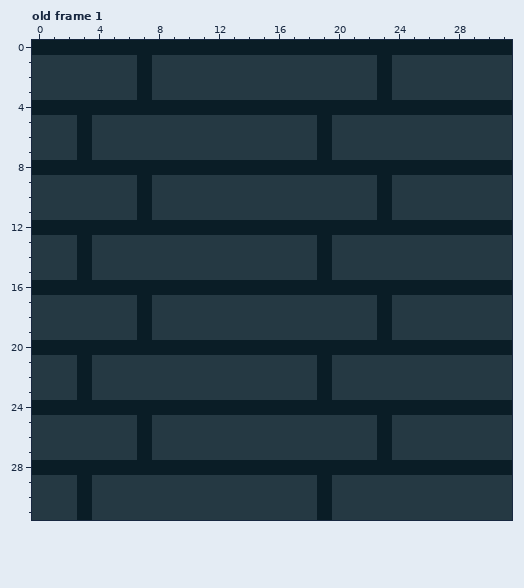
Pixel-art file -- Document/Map/Back_Map3_M.aseprite. This is how it looked before the edit.
32x32 pixels, 2 frames. Shown: old frame 1. The commit also changed other frames, which this record leaves out.
And afterwards:
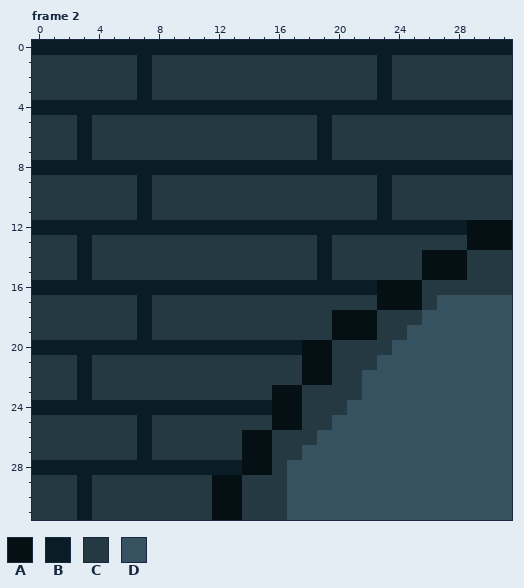
Palette (. is transparent): A #051015  B #0a1d26  C #253943  D #365260
A new or re-ordered frame is compared with the old frame closest to it.
The exact change:
layer "Layer 2" added
frames re-ordered
--- frame 2 against old frame 1, layer "Layer 2"
@@ x 10..31 @@
 11 CCCCCCCCCCCCCBCCCCCCCC
-12 BBBBBBBBBBBBBBBBBBBBBB
-13 CCCCCCCCCBCCCCCCCCCCCC
-14 CCCCCCCCCBCCCCCCCCCCCC
-15 CCCCCCCCCBCCCCCCCCCCCC
-16 BBBBBBBBBBBBBBBBBBBBBB
-17 CCCCCCCCCCCCCBCCCCCCCC
-18 CCCCCCCCCCCCCBCCCCCCCC
-19 CCCCCCCCCCCCCBCCCCCCCC
-20 BBBBBBBBBBBBBBBBBBBBBB
-21 CCCCCCCCCBCCCCCCCCCCCC
-22 CCCCCCCCCBCCCCCCCCCCCC
-23 CCCCCCCCCBCCCCCCCCCCCC
-24 BBBBBBBBBBBBBBBBBBBBBB
-25 CCCCCCCCCCCCCBCCCCCCCC
-26 CCCCCCCCCCCCCBCCCCCCCC
-27 CCCCCCCCCCCCCBCCCCCCCC
-28 BBBBBBBBBBBBBBBBBBBBBB
-29 CCCCCCCCCBCCCCCCCCCCCC
-30 CCCCCCCCCBCCCCCCCCCCCC
-31 CCCCCCCCCBCCCCCCCCCCCC
+12 BBBBBBBBBBBBBBBBBBBAAA
+13 CCCCCCCCCBCCCCCCCCCAAA
+14 CCCCCCCCCBCCCCCCAAACCC
+15 CCCCCCCCCBCCCCCCAAACCC
+16 BBBBBBBBBBBBBAAACCCCCC
+17 CCCCCCCCCCCCCAAACDDDDD
+18 CCCCCCCCCCAAACCCDDDDDD
+19 CCCCCCCCCCAAACCDDDDDDD
+20 BBBBBBBBAACCCCDDDDDDDD
+21 CCCCCCCCAACCCDDDDDDDDD
+22 CCCCCCCCAACCDDDDDDDDDD
+23 CCCCCCAACCCCDDDDDDDDDD
+24 BBBBBBAACCCDDDDDDDDDDD
+25 CCCCCCAACCDDDDDDDDDDDD
+26 CCCCAACCCDDDDDDDDDDDDD
+27 CCCCAACCDDDDDDDDDDDDDD
+28 BBBBAACDDDDDDDDDDDDDDD
+29 CCAACCCDDDDDDDDDDDDDDD
+30 CCAACCCDDDDDDDDDDDDDDD
+31 CCAACCCDDDDDDDDDDDDDDD
Where, in picture pixels (left, top, right, bottom), the same in both pictures:
changed: (212, 220, 512, 520)
